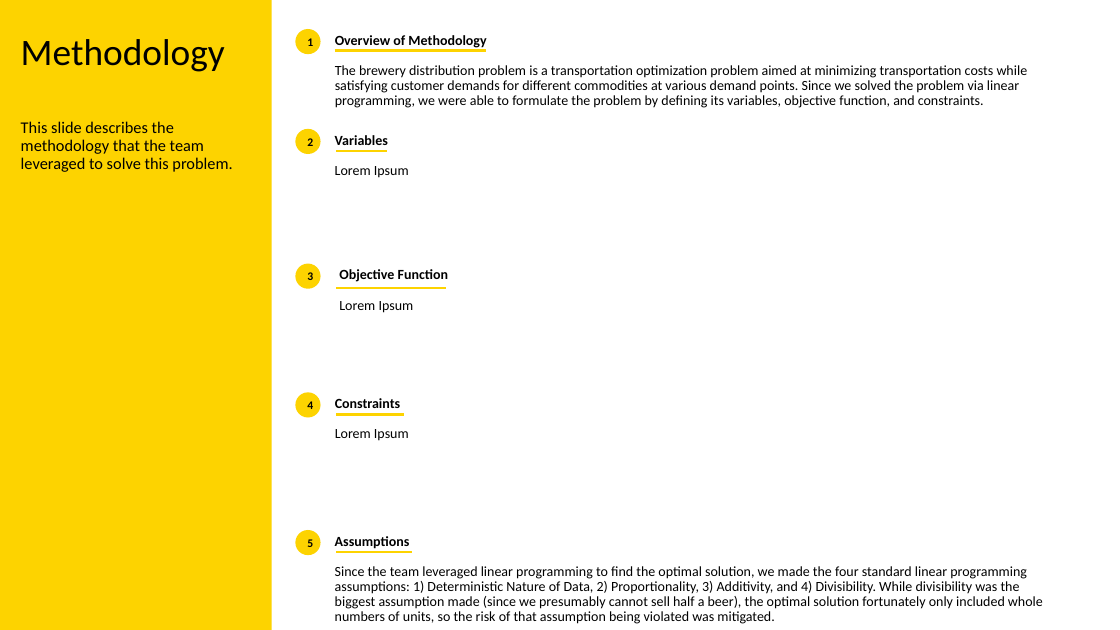
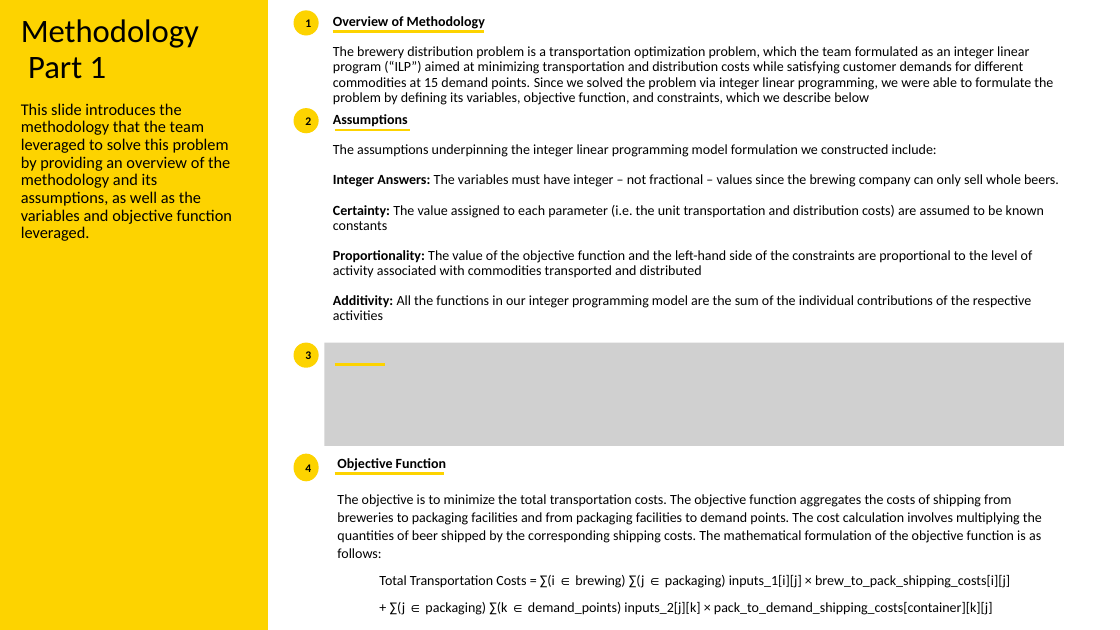
Before and after one commit to Steve-Desilets/MSDS-460-Term-Project, a slide deck: slide 5 of Final Project Presentation.pptx. Drawn at 1120x630 pixels with LibreOffice and Linux fonts; fonts in the diff are those of the drawing; grey boxes stand for pictures. Boxes give left, top, right and bottom in pixels: in the first picture for what was removed or moved away, otherwise in the second. Text is boxed around its words. In the diff, an @@ line names an element or a change of style, - is before the commit and + after.

```diff
--- a/Final Project Presentation.pptx
+++ b/Final Project Presentation.pptx
@@ text at bbox=[21, 19, 199, 79]: text changed; size 32 to 28 pt @@
-Methodology
+Methodology Part 1
@@ ellipse "1": place and size @@
-ellipse "1" at bbox=[296, 29, 321, 55]
+ellipse "1" at bbox=[293, 10, 318, 35]
@@ title at bbox=[333, 16, 1053, 105]: text changed @@
-Overview of Methodology
-The brewery distribution problem is a transportation optimization problem aimed at minimizing transportation costs while satisfying customer demands for different commodities at various demand points. Since we solved the problem via linear programming, we were able to formulate the problem by defining its variables, objective function, and constraints.
+Overview of Methodology
+The brewery distribution problem is a transportation optimization problem, which the team formulated as an integer linear program (“ILP”) aimed at minimizing transportation and distribution costs while satisfying customer demands for different commodities at 15 demand points. Since we solved the problem via integer linear programming, we were able to formulate the problem by defining its variables, objective function, and constraints, which we describe below
@@ line moved from (334, 50) - (486, 50) to (333, 32) - (484, 32) @@
@@ text at bbox=[21, 103, 232, 241]: text changed @@
-This slide describes the methodology that the team leveraged to solve this problem.
+This slide introduces the methodology that the team leveraged to solve this problem by providing an overview of the methodology and its assumptions, as well as the variables and objective function leveraged.
@@ ellipse "2": place and size @@
-ellipse "2" at bbox=[296, 129, 321, 154]
+ellipse "2" at bbox=[293, 108, 318, 134]
@@ text "Assumptions": place and size @@
-text "Assumptions" at bbox=[335, 536, 1043, 624]
+text "Assumptions" at bbox=[333, 114, 1059, 320]
@@ text at bbox=[333, 144, 1059, 320]: text changed @@
-Since the team leveraged linear programming to find the optimal solution, we made the four standard linear programming assumptions: 1) Deterministic Nature of Data, 2) Proportionality, 3) Additivity, and 4) Divisibility. While divisibility was the biggest assumption made (since we presumably cannot sell half a beer), the optimal solution fortunately only included whole numbers of units, so the risk of that assumption being violated was mitigated.
+The assumptions underpinning the integer linear programming model formulation we constructed include:
+Integer Answers: The variables must have integer – not fractional – values since the brewing company can only sell whole beers.
+Certainty: The value assigned to each parameter (i.e. the unit transportation and distribution costs) are assumed to be known constants
+Proportionality: The value of the objective function and the left-hand side of the constraints are proportional to the level of activity associated with commodities transported and distributed
+Additivity: All the functions in our integer programming model are the sum of the individual contributions of the respective activities
@@ line moved from (336, 552) - (412, 552) to (334, 130) - (410, 130) @@
@@ text removed at bbox=[335, 135, 409, 178] @@
-Variables
-Lorem Ipsum
@@ text removed at bbox=[339, 269, 448, 313] @@
-Objective Function
-Lorem Ipsum
@@ ellipse "3": place and size @@
-ellipse "3" at bbox=[296, 264, 321, 289]
+ellipse "3" at bbox=[293, 343, 318, 368]
@@ picture added at bbox=[324, 343, 1064, 446] @@
@@ line moved from (336, 151) - (386, 151) to (334, 365) - (385, 365) @@
@@ text removed at bbox=[335, 398, 409, 441] @@
-Constraints
-Lorem Ipsum
@@ line removed from (336, 414) to (403, 414) @@
@@ ellipse "4": place and size @@
-ellipse "4" at bbox=[296, 392, 321, 418]
+ellipse "4" at bbox=[293, 454, 318, 481]
@@ line moved from (336, 288) - (445, 288) to (334, 474) - (444, 474) @@
@@ text added at bbox=[337, 458, 1042, 615], 12 pt, text #000000 @@
+Objective Function
+The objective is to minimize the total transportation costs. The objective function aggregates the costs of shipping from breweries to packaging facilities and from packaging facilities to demand points. The cost calculation involves multiplying the quantities of beer shipped by the corresponding shipping costs. The mathematical formulation of the objective function is as follows:
+Total Transportation Costs = ∑(i ∈ brewing) ∑(j ∈ packaging) inputs_1[i][j] × brew_to_pack_shipping_costs[i][j]
++ ∑(j ∈ packaging) ∑(k ∈ demand_points) inputs_2[j][k] × pack_to_demand_shipping_costs[container][k][j]
@@ ellipse removed at bbox=[296, 530, 321, 555] @@
-5
```
Also in this commit, not shown: 2 slides added.
